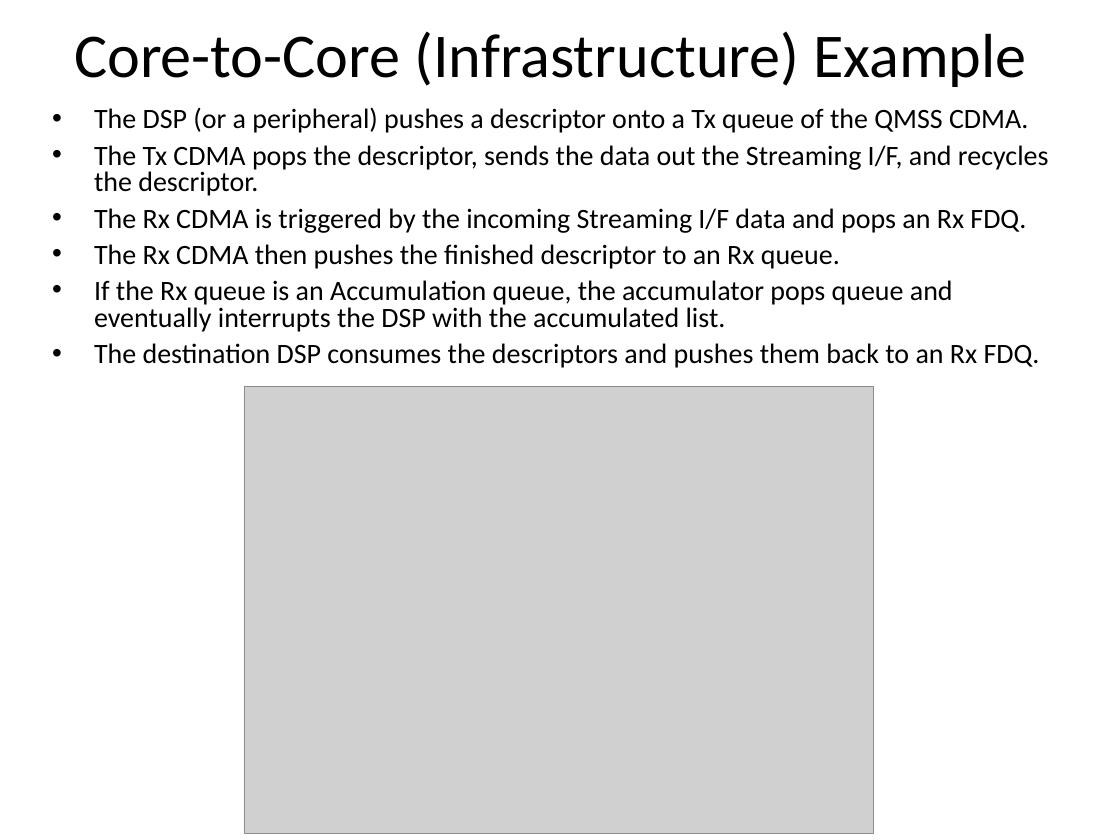
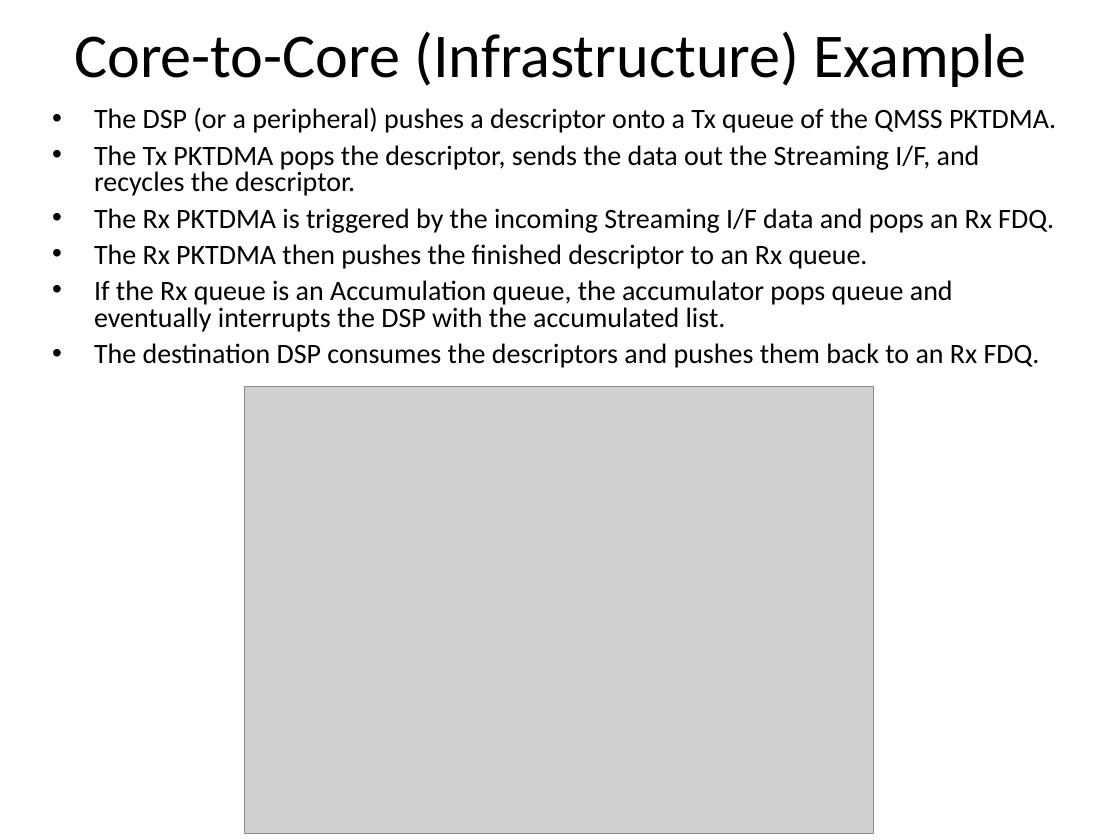
Before and after one commit to hari1989/keystone-workshop, a slide deck: slide 21 of slides/Intro to Multicore Navigator.pptx (slide 22 before the commit). Drawn at 1120x840 pixels with LibreOffice and Linux fonts; fonts in the diff are those of the drawing; grey boxes stand for pictures; background and template pictures are left out. Boxes give left, top, right and bottom in pixels: in the first picture for what was removed or moved away, otherwise in the second. Text is boxed around its words. In the diff, an @@ line names an element or a change of style, - is before the commit and + after.

```diff
--- a/slides/Intro to Multicore Navigator.pptx
+++ b/slides/Intro to Multicore Navigator.pptx
@@ text at bbox=[94, 107, 1056, 269]: text changed @@
-• The DSP (or a peripheral) pushes a descriptor onto a Tx queue of the QMSS CDMA.
-• The Tx CDMA pops the descriptor, sends the data out the Streaming I/F, and recycles the descriptor.
-• The Rx CDMA is triggered by the incoming Streaming I/F data and pops an Rx FDQ.
-• The Rx CDMA then pushes the finished descriptor to an Rx queue.
+• The DSP (or a peripheral) pushes a descriptor onto a Tx queue of the QMSS PKTDMA.
+• The Tx PKTDMA pops the descriptor, sends the data out the Streaming I/F, and recycles the descriptor.
+• The Rx PKTDMA is triggered by the incoming Streaming I/F data and pops an Rx FDQ.
+• The Rx PKTDMA then pushes the finished descriptor to an Rx queue.
```
Also in this commit, not shown: 5 other slides changed.
